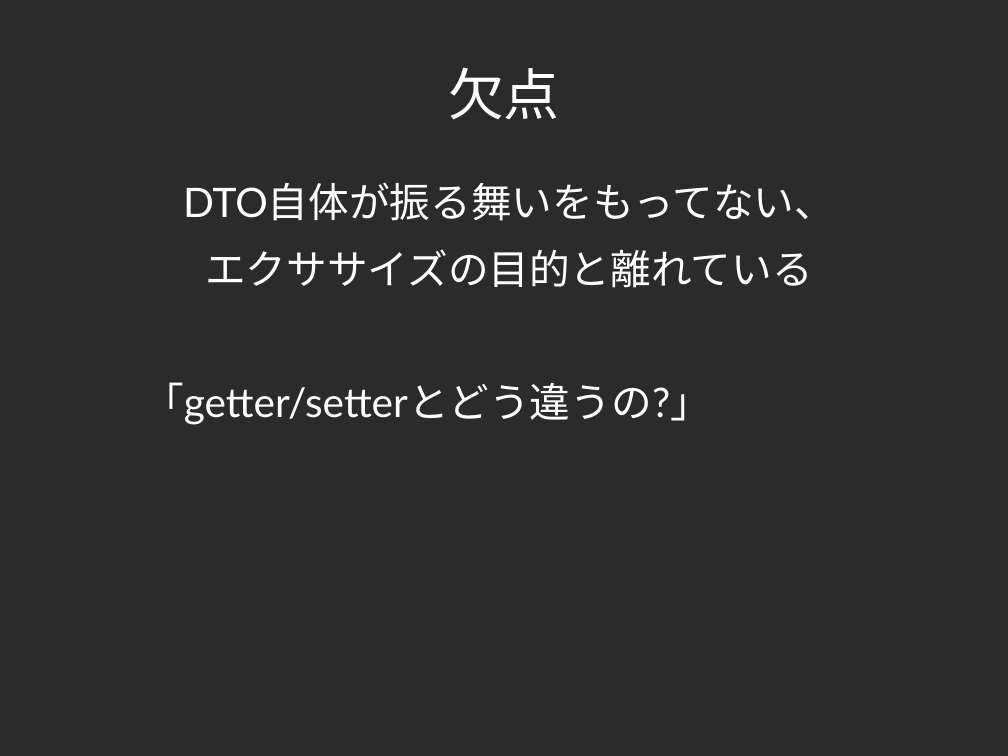
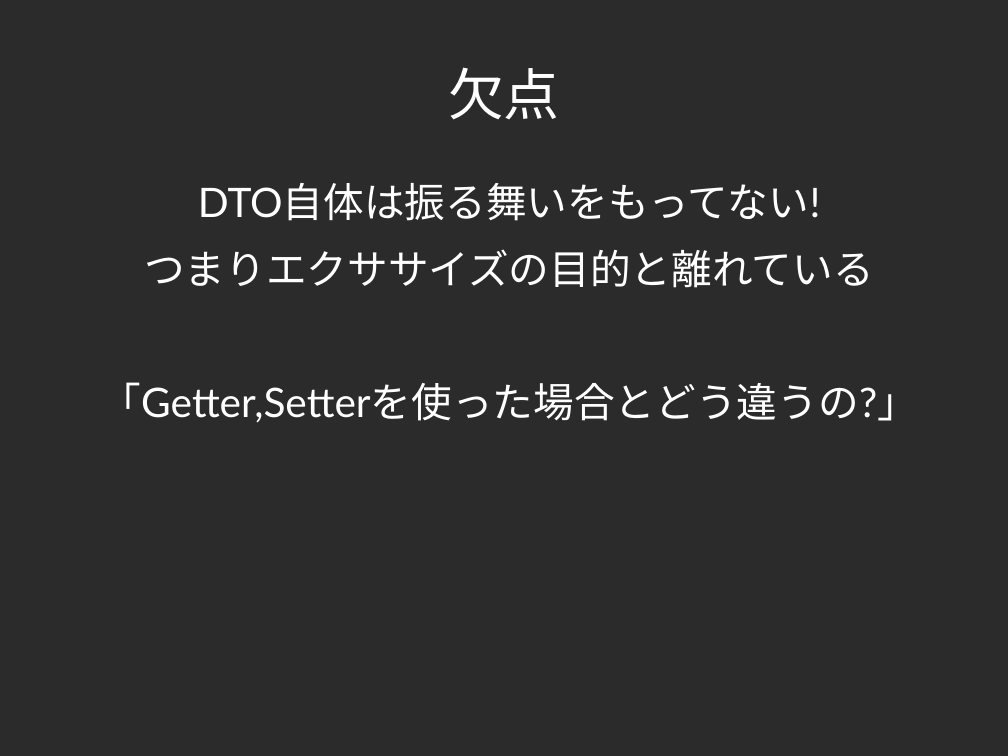
Before and after one commit to yojik/yojik-lib, a slide deck: slide 64 of 2009devsumi/oo_exercise/doc/devsum.odp. Drawn at 1008x756 pixels with LibreOffice and Linux fonts; fonts in the diff are those of the drawing; background and template pictures are left out; a plain dark background stands for a picture behind light text. Boxes give left, top, right and bottom in pixels: in the first picture for what was removed or moved away, otherwise in the second. Text is boxed around its words. In the diff, an @@ line names an element or a change of style, - is before the commit and + after.

```diff
--- a/2009devsumi/oo_exercise/doc/devsum.odp
+++ b/2009devsumi/oo_exercise/doc/devsum.odp
@@ text at (101,183,918,423): text changed @@
-DTO自体が振る舞いをもってない、
-エクササイズの目的と離れている
-「getter/setterとどう違うの?」
+DTO自体は振る舞いをもってない!
+つまりエクササイズの目的と離れている
+「Getter,Setterを使った場合とどう違うの?」
```
Also in this commit, not shown: 46 other slides changed.
